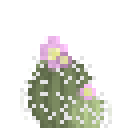
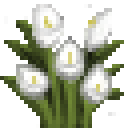
Layers edited between the first and the second 128 × 128 image:
showed group "cala lillies" (2 layers) over [0,4,124,128]
painted on "Layer 0" (1st of 2, in "cala lillies") over [0,4,124,128]
hid group "Group 1" (3 layers) over [20,32,112,128]
painted on "Layer 3" over [20,32,112,128]
